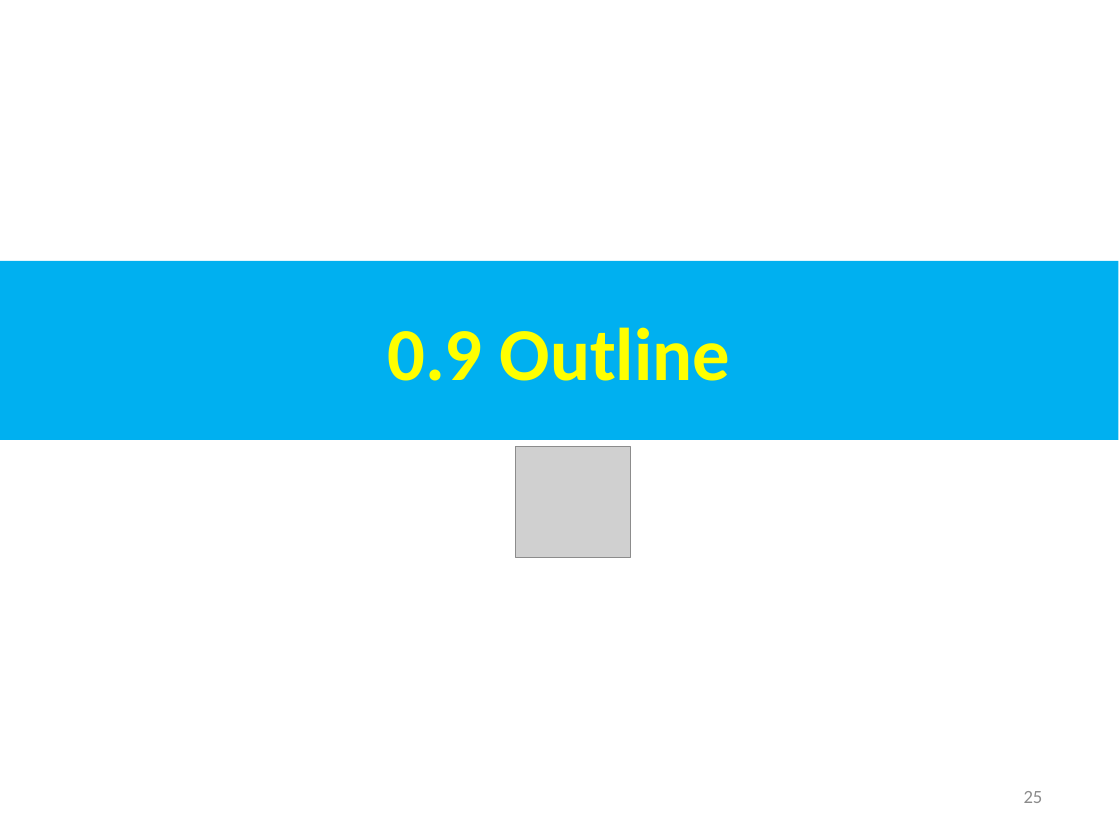
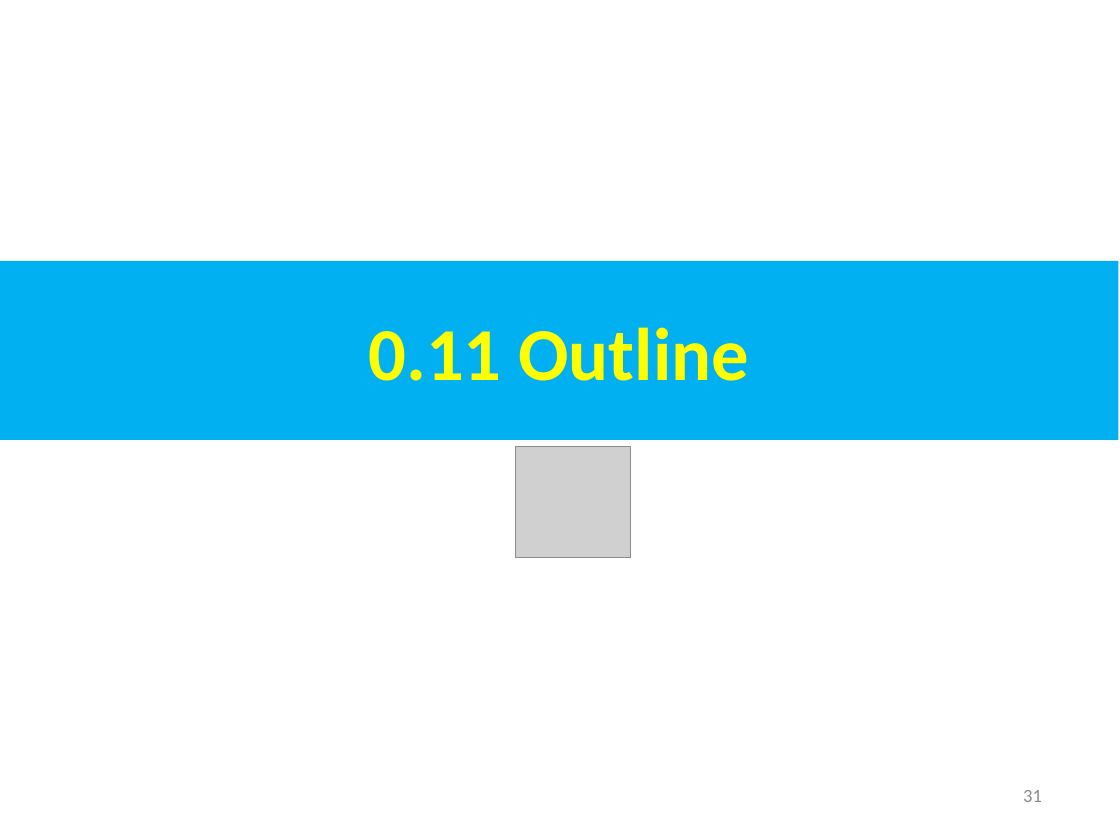
Before and after one commit to peterhchen/AIU_CS800_Chisel, a slide deck: slide 31 of 300_Bootcamp/000_Video/000_Intro.ppt (slide 25 before the commit). Drawn at 1120x840 pixels with LibreOffice and Linux fonts; fonts in the diff are those of the drawing; grey boxes stand for pictures. Boxes give left, top, right and bottom in pixels: in the first picture for what was removed or moved away, otherwise in the second. Text is boxed around its words. In the diff, an @@ line names an element or a change of style, - is before the commit and + after.

```diff
--- a/300_Bootcamp/000_Video/000_Intro.ppt
+++ b/300_Bootcamp/000_Video/000_Intro.ppt
@@ text in rectangle at (x1=368, y1=327, x2=748, y2=381): text changed @@
-0.9 Outline
+0.11 Outline
@@ page number at (x1=1023, y1=790, x2=1042, y2=802): text changed @@
-25
+31
```
Also in this commit, not shown: 5 other slides changed, 6 slides added.
